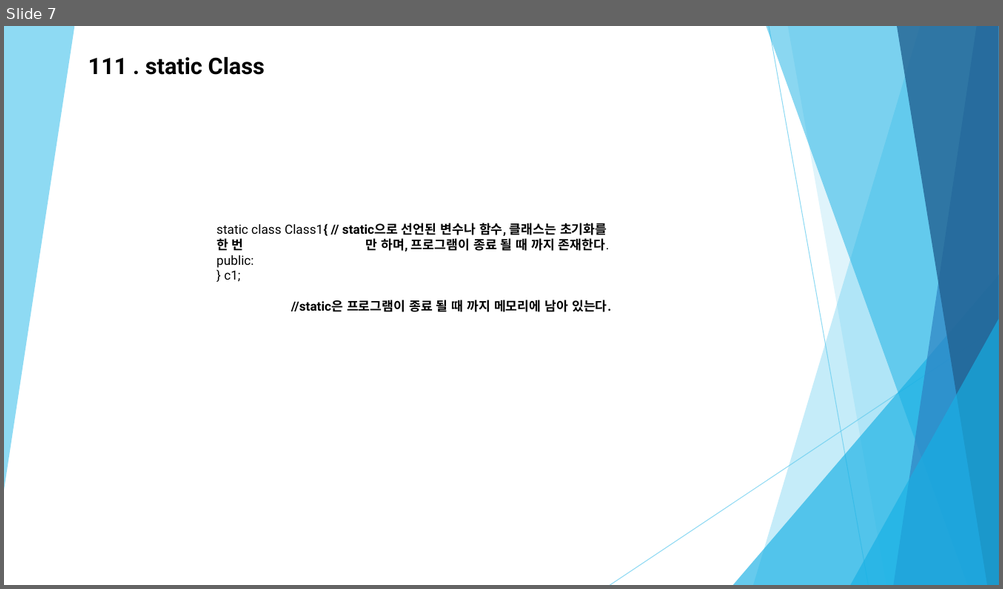
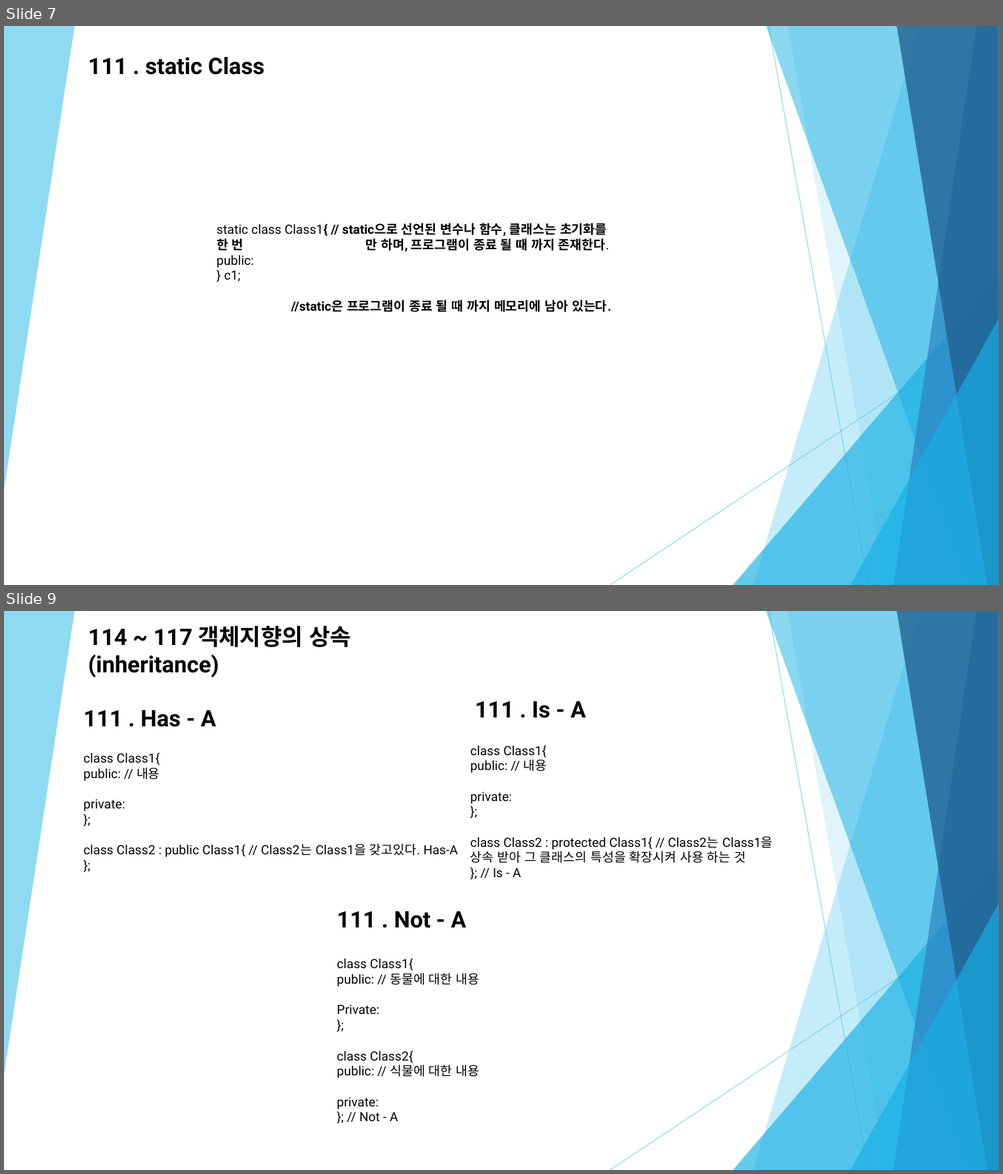
Before and after one commit to Zoselro/C-200, a slide deck: 세미나 자료/C++ 세미나 세 번째.pptx. Shown one above the other, each under a label of ours: slide 7 before the commit, slides 7 and 9 after it; the slides between them are not shown. The pictures are 1003x589 and 1003x1174 pixels, drawn with LibreOffice and Linux fonts; fonts in the diff are those of the drawing. Boxes give left, top, right and bottom in pixels: in the first picture for what was removed or moved away, otherwise in the second. Text is boxed around its words. In the diff, an @@ line names an element or a change of style, - is before the commit and + after.

```diff
--- a/세미나 자료/C++ 세미나 세 번째.pptx
+++ b/세미나 자료/C++ 세미나 세 번째.pptx
@@ slide 9 added at box(4, 611, 999, 1170), background #FFFFFF; not listed: 10 template elements that a slide beside it also shows @@
@@ text added at box(88, 626, 351, 678), 22 pt, text #000000, bold @@
+114 ~ 117 객체지향의 상속 (inheritance)
@@ text added at box(83, 710, 216, 727), 22 pt, text #000000, bold @@
+111 . Has - A
@@ text added at box(475, 701, 586, 718), 22 pt, text #000000, bold @@
+111 . Is - A
@@ text added at box(83, 752, 458, 857), 12.3 pt, text #000000 @@
+class Class1{
+public: // 내용
+private:
+};
+class Class2 : public Class1{ // Class2는 Class1을 갖고있다. Has-A
+};
@@ text added at box(470, 745, 772, 877), 12.3 pt, text #000000 @@
+class Class1{
+public: // 내용
+private:
+};
+class Class2 : protected Class1{ // Class2는 Class1을 상속 받아 그 클래스의 특성을 확장시켜 사용 하는 것
+}; // Is - A
@@ text added at box(337, 911, 466, 928), 22 pt, text #000000, bold @@
+111 . Not - A
@@ text added at box(337, 958, 479, 1122), 12.3 pt, text #000000 @@
+class Class1{
+public: // 동물에 대한 내용
+Private:
+};
+class Class2{
+public: // 식물에 대한 내용
+private:
+}; // Not - A
```
Also in this commit, not shown: 1 slide changed, 2 other slides added, 12 other files.
